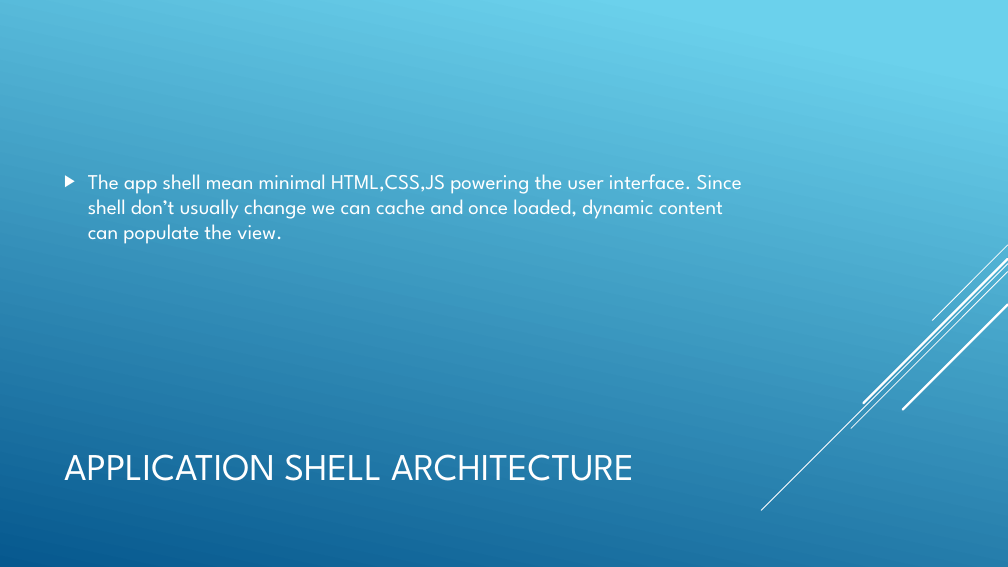
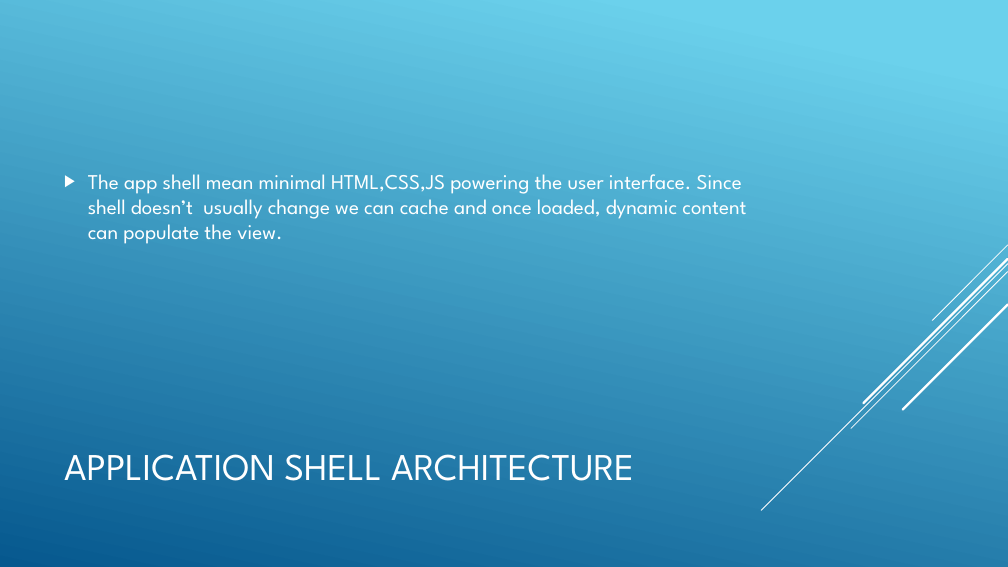
Before and after one commit to ngohungphuc/Presentation, a slide deck: slide 7 of Progressive Web App/PWA.pptx. Drawn at 1008x567 pixels with LibreOffice and Linux fonts; fonts in the diff are those of the drawing. Boxes give left, top, right and bottom in pixels: in the first picture for what was removed or moved away, otherwise in the second. Text is boxed around its words. In the diff, an @@ line names an element or a change of style, - is before the commit and + after.

Commit message:
update

```diff
--- a/Progressive Web App/PWA.pptx
+++ b/Progressive Web App/PWA.pptx
@@ text at <box>88,174,746,244</box>: text changed @@
-▶ The app shell mean minimal HTML,CSS,JS powering the user interface. Since shell don’t usually change we can cache and once loaded, dynamic content can populate the view.
+▶ The app shell mean minimal HTML,CSS,JS powering the user interface. Since shell doesn’t usually change we can cache and once loaded, dynamic content can populate the view.
```
